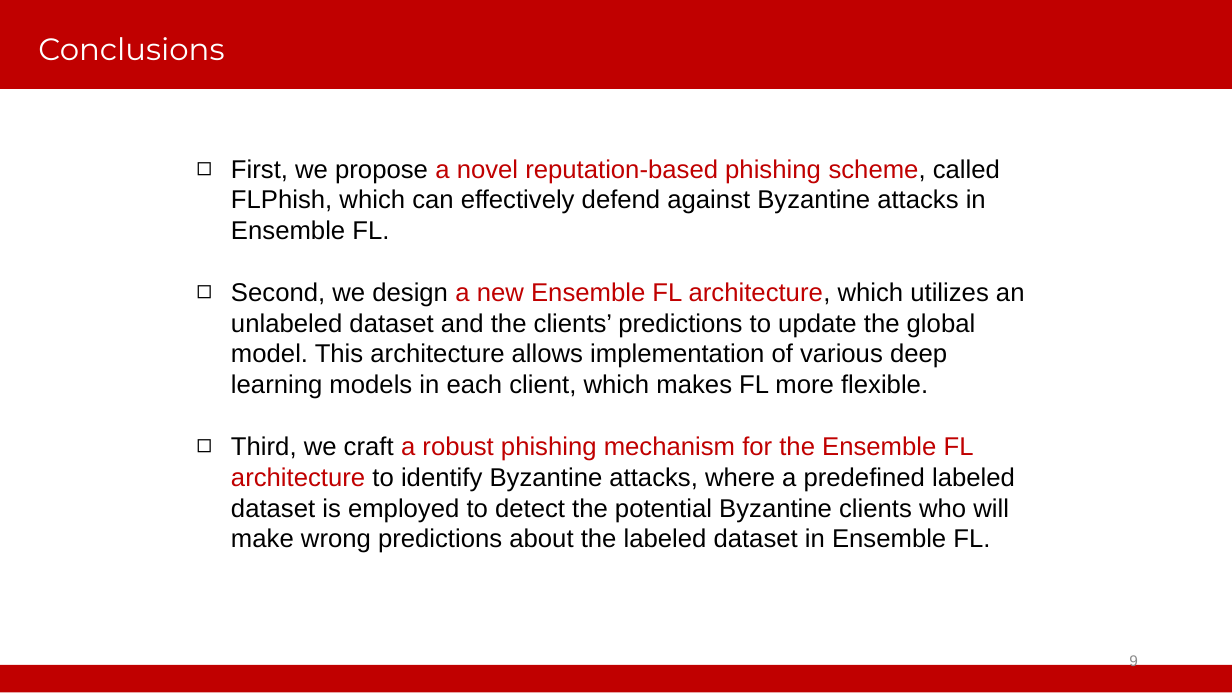
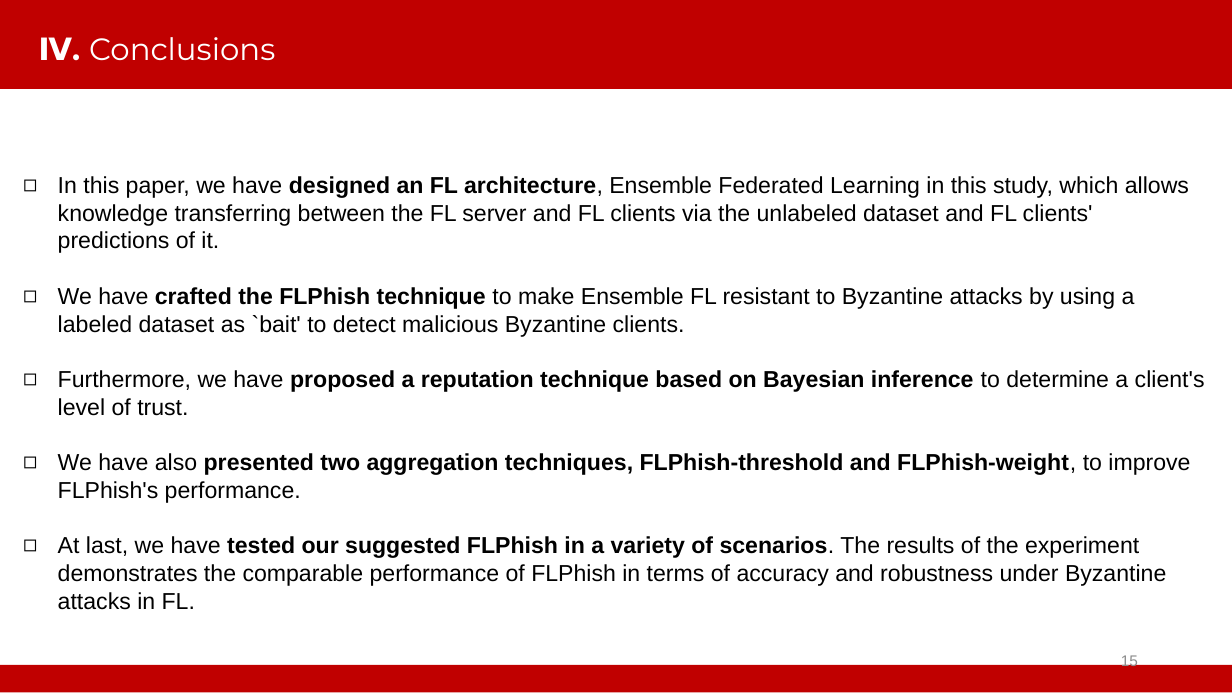
Before and after one commit to WhileBug/FLPhish, a slide deck: slide 15 of PPT/SecFL-Beibei Li.pptx (slide 9 before the commit). Drawn at 1232x693 pixels with LibreOffice and Linux fonts; fonts in the diff are those of the drawing; background and template pictures are left out. Boxes give left, top, right and bottom in pixels: in the first picture for what was removed or moved away, otherwise in the second. Text is boxed around its words. In the diff, an @@ line names an element or a change of style, - is before the commit and + after.

```diff
--- a/PPT/SecFL-Beibei Li.pptx
+++ b/PPT/SecFL-Beibei Li.pptx
@@ title at (x1=38, y1=37, x2=275, y2=61): text changed @@
-Conclusions
+Ⅳ. Conclusions
@@ text at (x1=58, y1=176, x2=1205, y2=610): text changed; size 20 to 18 pt @@
-◻ First, we propose a novel reputation-based phishing scheme, called FLPhish, which can effectively defend against Byzantine attacks in Ensemble FL.
-◻ Second, we design a new Ensemble FL architecture, which utilizes an unlabeled dataset and the clients’ predictions to update the global model. This architecture allows implementation of various deep learning models in each client, which makes FL more flexible.
-◻ Third, we craft a robust phishing mechanism for the Ensemble FL architecture to identify Byzantine attacks, where a predefined labeled dataset is employed to detect the potential Byzantine clients who will make wrong predictions about the labeled dataset in Ensemble FL.
+◻ In this paper, we have designed an FL architecture, Ensemble Federated Learning in this study, which allows knowledge transferring between the FL server and FL clients via the unlabeled dataset and FL clients' predictions of it.
+◻ We have crafted the FLPhish technique to make Ensemble FL resistant to Byzantine attacks by using a labeled dataset as `bait' to detect malicious Byzantine clients.
+◻ Furthermore, we have proposed a reputation technique based on Bayesian inference to determine a client's level of trust.
+◻ We have also presented two aggregation techniques, FLPhish-threshold and FLPhish-weight, to improve FLPhish's performance.
+◻ At last, we have tested our suggested FLPhish in a variety of scenarios. The results of the experiment demonstrates the comparable performance of FLPhish in terms of accuracy and robustness under Byzantine attacks in FL.
@@ page number at (x1=1121, y1=654, x2=1138, y2=670): text changed @@
-9
+15
```
Also in this commit, not shown: 11 other slides changed, 10 slides added, 2 slides removed, 16 other files.
